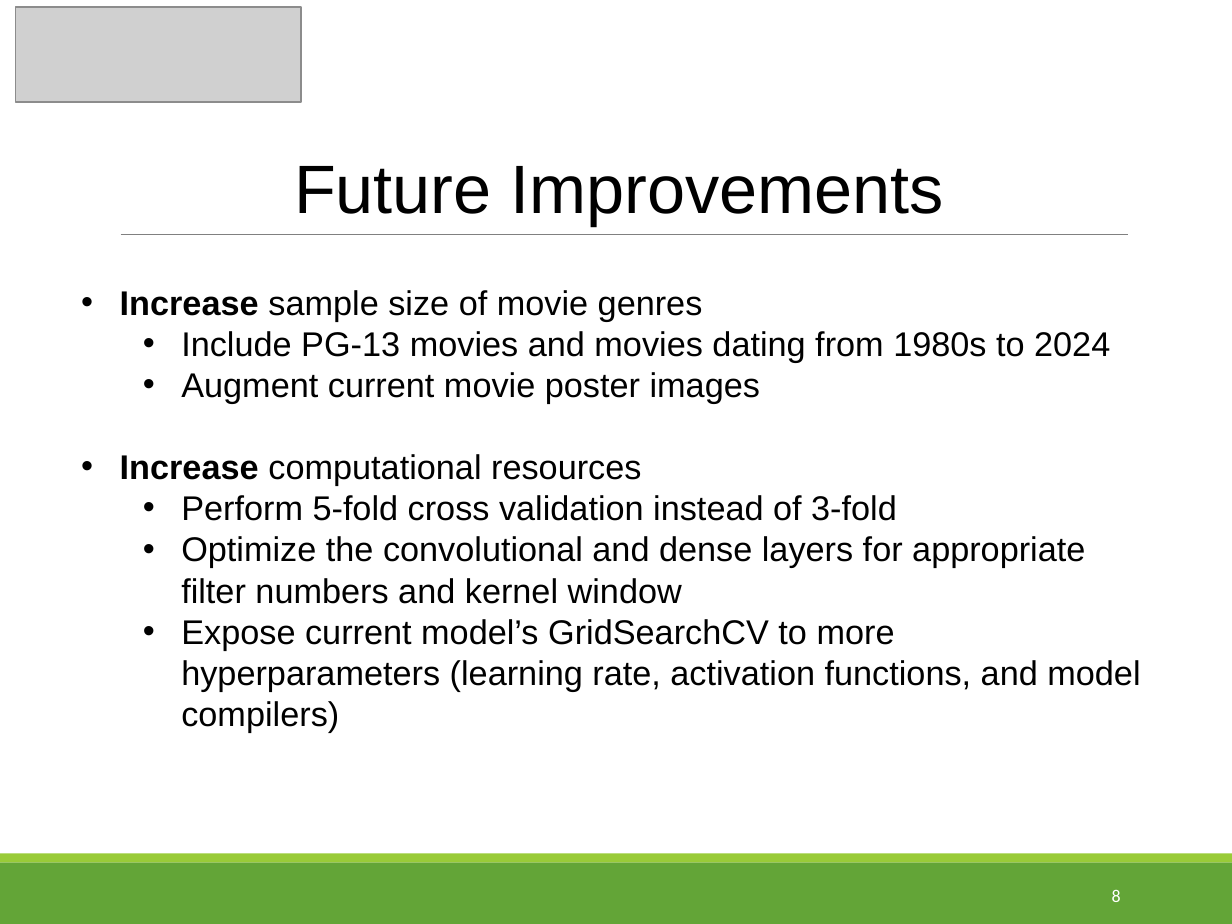
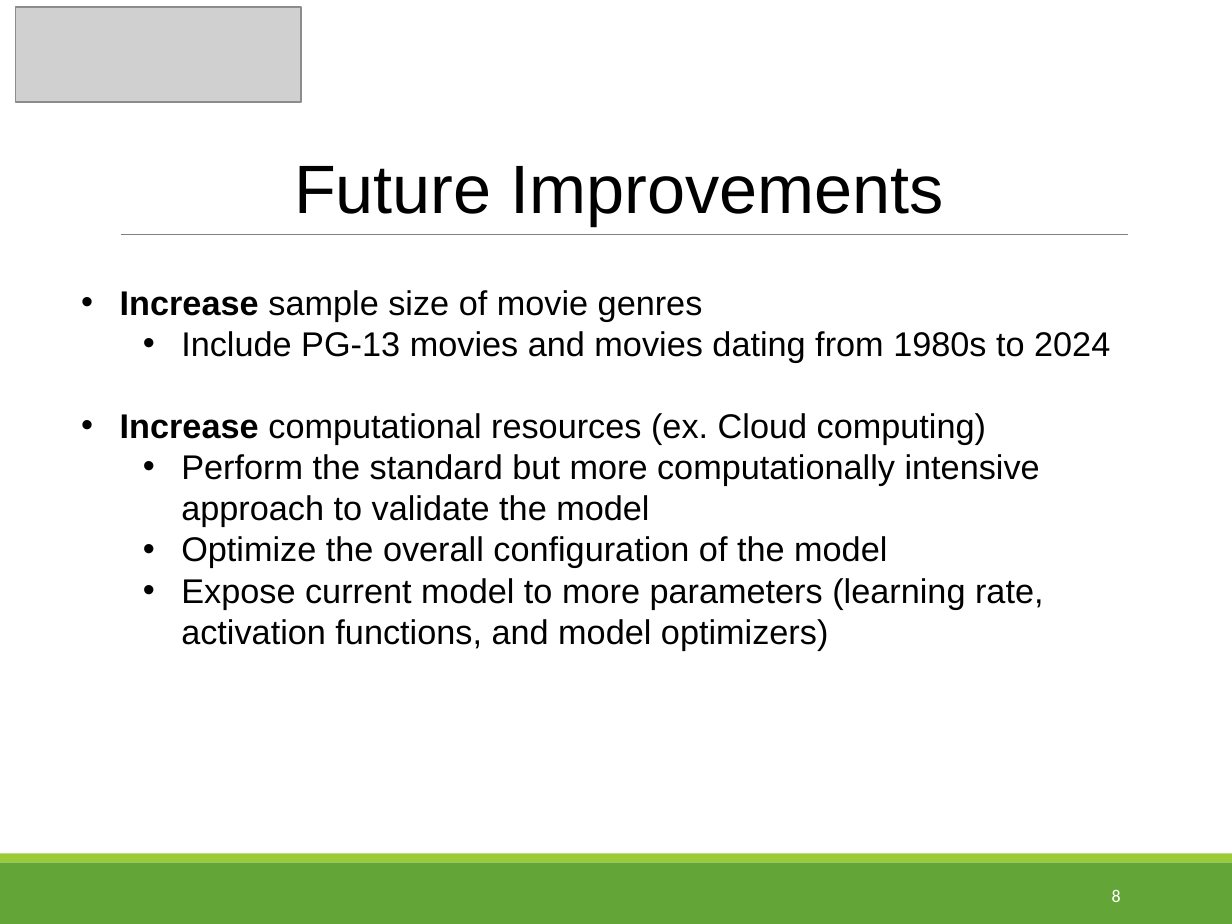
Before and after one commit to tpoozhikala/IMDB_Classification, a slide deck: slide 8 of 6_Documentation/IMDb_Classification_Presentation.pptx. Drawn at 1232x924 pixels with LibreOffice and Linux fonts; fonts in the diff are those of the drawing; grey boxes stand for pictures. Boxes give left, top, right and bottom in pixels: in the first picture for what was removed or moved away, otherwise in the second. Text is boxed around its words. In the diff, an @@ line names an element or a change of style, - is before the commit and + after.

```diff
--- a/6_Documentation/IMDb_Classification_Presentation.pptx
+++ b/6_Documentation/IMDb_Classification_Presentation.pptx
@@ text at [120, 413, 1043, 650]: text changed @@
-  • Augment current movie poster images
-• Increase computational resources
-  • Perform 5-fold cross validation instead of 3-fold
-  • Optimize the convolutional and dense layers for appropriate filter numbers and kernel window
-  • Expose current model’s GridSearchCV to more hyperparameters (learning rate, activation functions, and model compilers)
+• Increase computational resources (ex. Cloud computing)
+  • Perform the standard but more computationally intensive approach to validate the model
+  • Optimize the overall configuration of the model
+  • Expose current model to more parameters (learning rate, activation functions, and model optimizers)
```
Also in this commit, not shown: 6 other slides changed, 2 other files.
